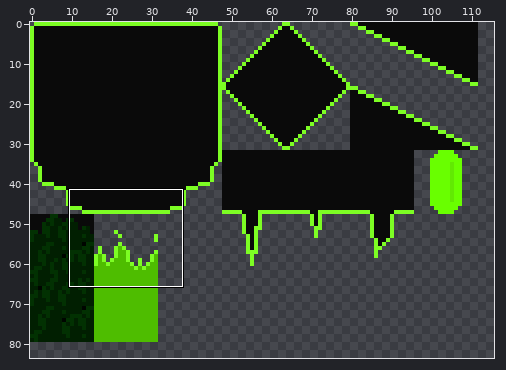
Sprite sheet -- assets/gameRemakeTileset.png. The first picture is a wide view before the edit; the outline marks the close-up.
Close-up. First the earlier version:
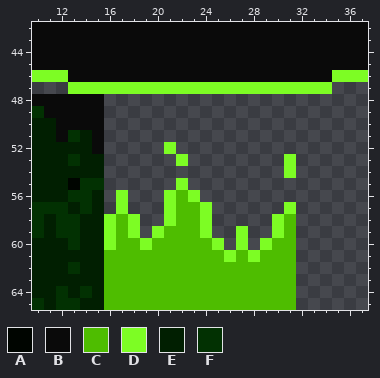
The file is 128x128 pixels. Shown: x 10..37, y 42..65. The wide view leaves out empty margins.
Palette (. is transparent): A #000500  B #0a0a0a  C #4ebd00  D #7dfd24  E #011f01  F #023102
Pixels before, first column x 10:
42 BBBBBBBBBBBBBBBBBBBBBBBBBBBB
43 BBBBBBBBBBBBBBBBBBBBBBBBBBBB
44 BBBBBBBBBBBBBBBBBBBBBBBBBBBB
45 BBBBBBBBBBBBBBBBBBBBBBBBBBBB
46 DDDBBBBBBBBBBBBBBBBBBBBBBDDD
47 ...DDDDDDDDDDDDDDDDDDDDDD...
48 BBBBBB......................
49 FBBBBB......................
50 EEBBBB......................
51 EEBFEB......................
52 EEEEEB.....D................
53 EEEFEE......D........D......
54 EEEEEE...............D......
55 EEEAFF......D...............
56 EEEFFE.D...DCD..............
57 FFFEFE.D...DCCD......D......
58 FEFFEEDCD..DCCD.....DC......
59 FEFFEEDCD.DCCCD..D..DC......
60 EEEFEEDCCDCCCCCD.D.DCC......
61 EEEEEECCCCCCCCCCDCDCCC......
62 EEEFEECCCCCCCCCCCCCCCC......
63 EEEEEECCCCCCCCCCCCCCCC......
64 EEFEFECCCCCCCCCCCCCCCC......
65 FEFFEECCCCCCCCCCCCCCCC......
Once edited:
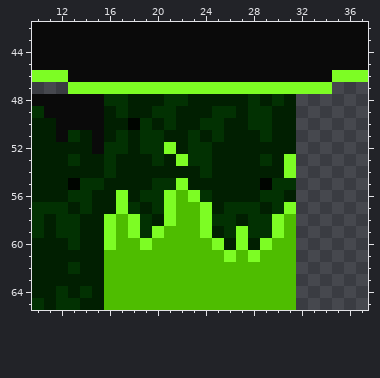
Changes in this commit:
{"y":48,"x":16,"old":"................","new":"FFEEEFFEEEEEFEFE"}
{"y":49,"x":16,"old":"................","new":"EFEEFFEEEFFEFFEE"}
{"y":50,"x":16,"old":"................","new":"EEAFEFEEFFEEFFEE"}
{"y":51,"x":16,"old":"................","new":"EFEFFEEFEFEEEFEE"}
{"y":52,"x":16,"old":".....","new":"FFEFF"}
{"y":52,"x":22,"old":"..........","new":"EFFEEEEEEE"}
{"y":53,"x":16,"old":"......","new":"FEEEFE"}
{"y":53,"x":23,"old":"........","new":"FFEEEEFE"}
{"y":54,"x":16,"old":"...............","new":"FEEEEEEEFEEEEEE"}
{"y":55,"x":16,"old":"......","new":"EEEEFF"}
{"y":55,"x":23,"old":".........","new":"EEEEEEAFF"}
{"y":56,"x":16,"old":".","new":"E"}
{"y":56,"x":18,"old":"...","new":"EFF"}
{"y":56,"x":24,"old":"........","new":"FEEEEFFE"}
{"y":57,"x":16,"old":".","new":"E"}
{"y":57,"x":18,"old":"...","new":"FEF"}
{"y":57,"x":25,"old":"......","new":"EFFFEF"}
{"y":58,"x":19,"old":"..","new":"FE"}
{"y":58,"x":25,"old":".....","new":"FFEFF"}
{"y":59,"x":19,"old":".","new":"F"}
{"y":59,"x":25,"old":"..","new":"EF"}
{"y":59,"x":28,"old":"..","new":"FF"}
{"y":60,"x":26,"old":".","new":"E"}
{"y":60,"x":28,"old":".","new":"E"}
